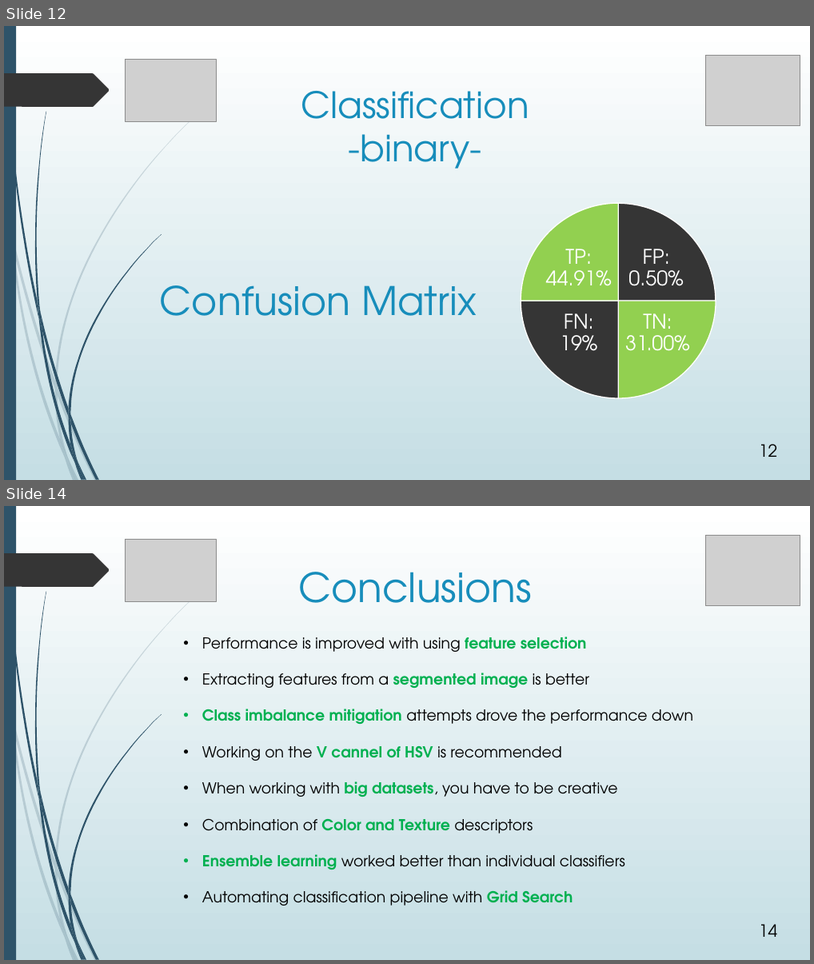
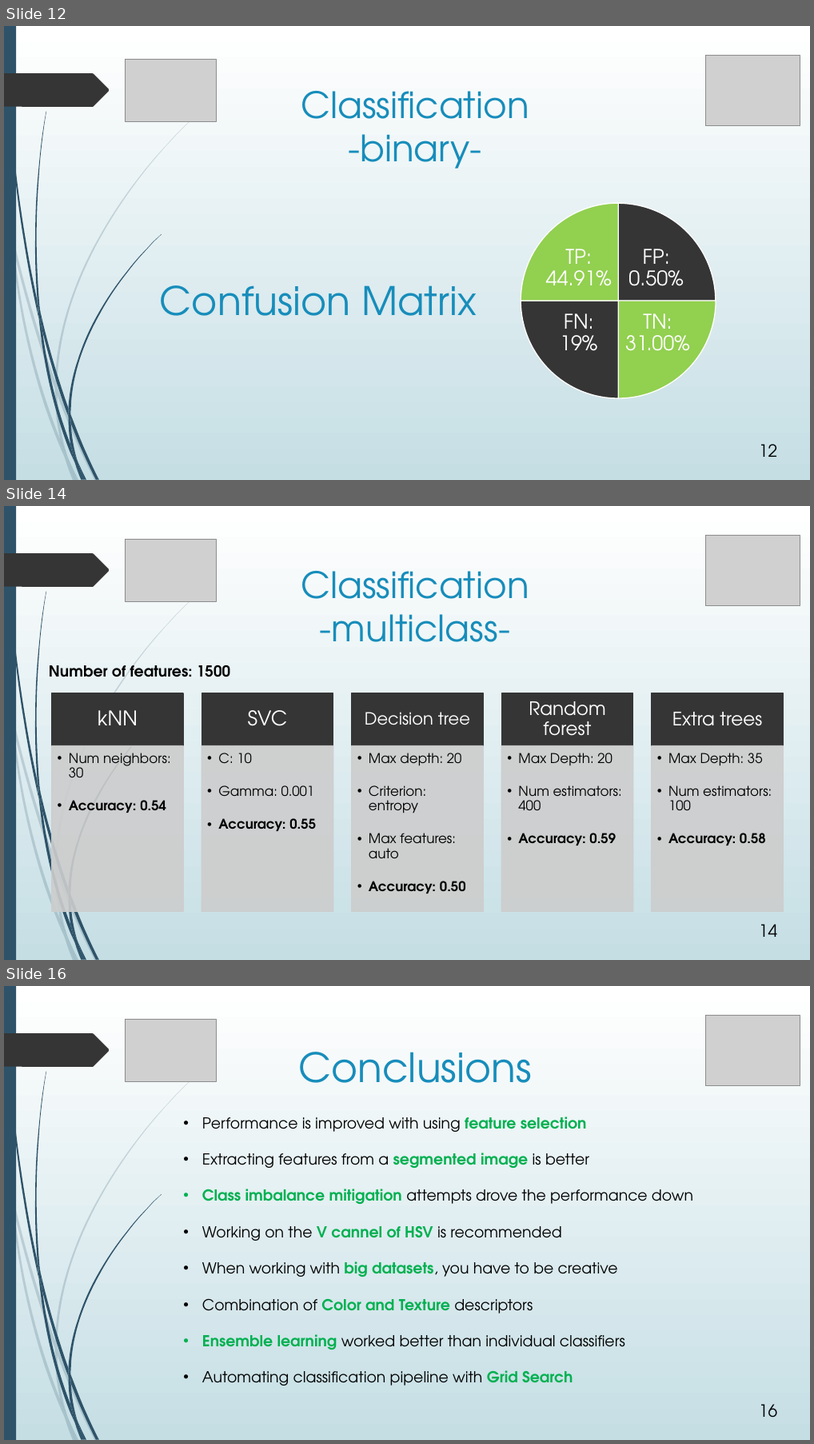
Before and after one commit to avasile96/CAD, a slide deck: Presentation_updated.pptx. Shown one above the other, each under a label of ours: slides 12 and 14 before the commit, slides 12, 14 and 16 after it; the slides between them are not shown. The pictures are 814x964 and 814x1444 pixels, drawn with LibreOffice and Linux fonts; fonts in the diff are those of the drawing; grey boxes stand for pictures. Boxes give left, top, right and bottom in pixels: in the first picture for what was removed or moved away, otherwise in the second. Text is boxed around its words. In the diff, an @@ line names an element or a change of style, - is before the commit and + after.

```diff
--- a/Presentation_updated.pptx
+++ b/Presentation_updated.pptx
@@ slide 14 added at (4,506,810,960), background gradient #FFFFFF to #C5DEE5; not listed: 24 template elements that a slide beside it also shows @@
@@ picture added at (125,540,216,601) @@
@@ picture added at (706,535,800,606) @@
@@ title added at (301,571,529,642), 43.2 pt, text #178DBB @@
+Classification
+-multiclass-
@@ text added at (49,665,230,677), 18 pt, text #000000, bold @@
+Number of features: 1500
@@ group added at (52,693,784,911): 10 rectangles, 10 texts @@
+kNN
+  • Num neighbors: 30
+  • Accuracy: 0.54
+SVC
+  • C: 10
+  • Gamma: 0.001
+  • Accuracy: 0.55
+Decision tree
+  • Max depth: 20
+  • Criterion: entropy
+  • Max features: auto
+  • Accuracy: 0.50
+Random forest
+  • Max Depth: 20
+  • Num estimators: 400
+  • Accuracy: 0.59
+Extra trees
+  • Max Depth: 35
+  • Num estimators: 100
+  • Accuracy: 0.58
@@ page number added at (759,924,778,936), 20 pt, text #000000 @@
+14
@@ what was slide 14 is now slide 16 @@
@@ page number at (759,1404,778,1417): text changed @@
-14
+16
```
Also in this commit, not shown: 2 other slides added, 1 slide removed.
